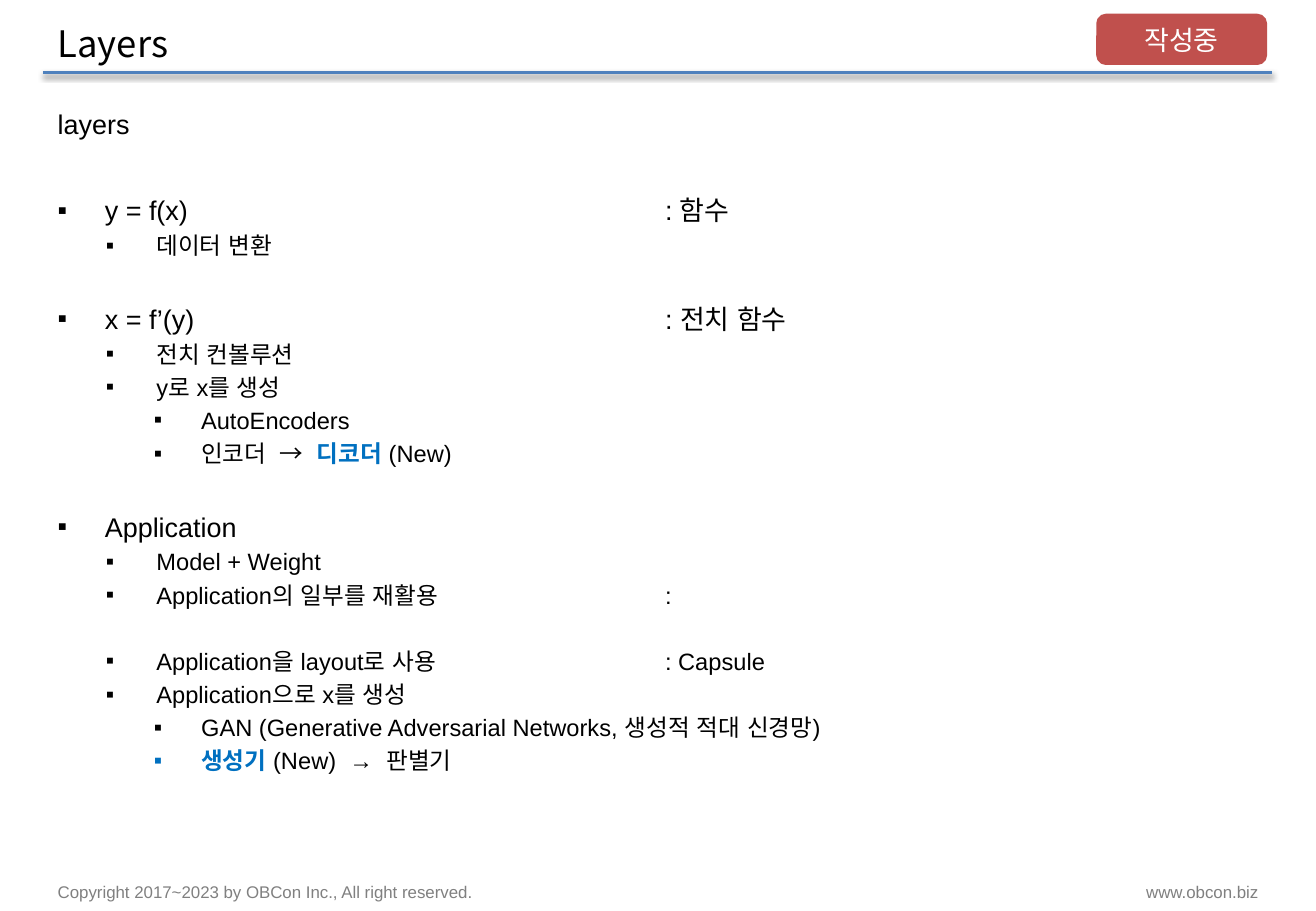
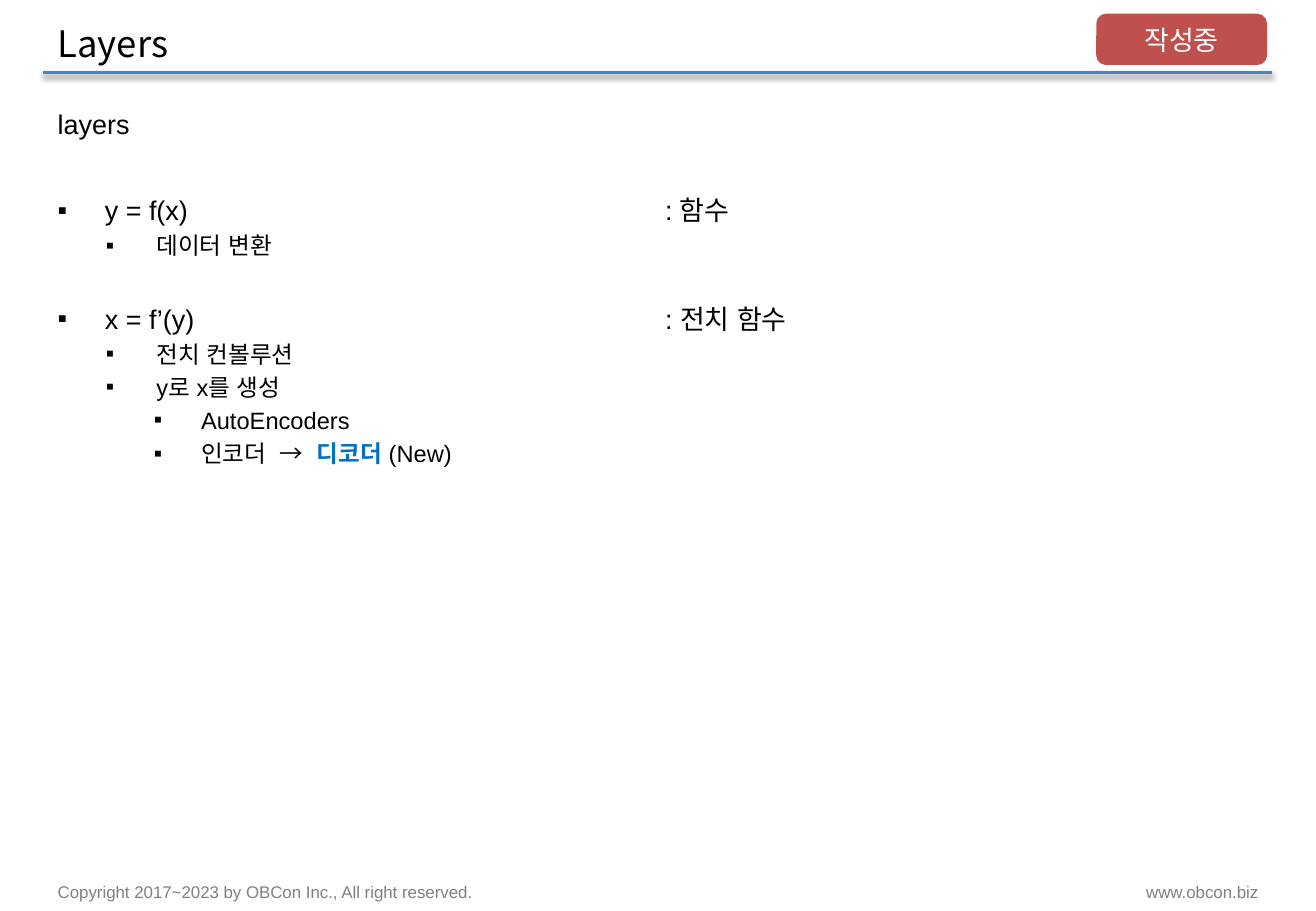
Before and after one commit to pnuskgh/EFriendExpert, a slide deck: slide 14 of laboratory/pnuskgh/docs/Deep_Learning.pptx. Drawn at 1316x911 pixels with LibreOffice and Linux fonts; fonts in the diff are those of the drawing. Boxes give left, top, right and bottom in pixels: in the first picture for what was removed or moved away, otherwise in the second. Text is boxed around its words. In the diff, an @@ line names an element or a change of style, - is before the commit and + after.

```diff
--- a/laboratory/pnuskgh/docs/Deep_Learning.pptx
+++ b/laboratory/pnuskgh/docs/Deep_Learning.pptx
@@ text at (105,517,820,774): paragraphs removed @@
-▪ Application
-  ▪ Model + Weight
-  ▪ Application의 일부를 재활용 :
-  ▪ Application을 layout로 사용 : Capsule
-  ▪ Application으로 x를 생성
-    ▪ GAN (Generative Adversarial Networks, 생성적 적대 신경망)
-    ▪ 생성기 (New) → 판별기
```
Also in this commit, not shown: 17 other slides changed, 1 slide added, 13 other files.
